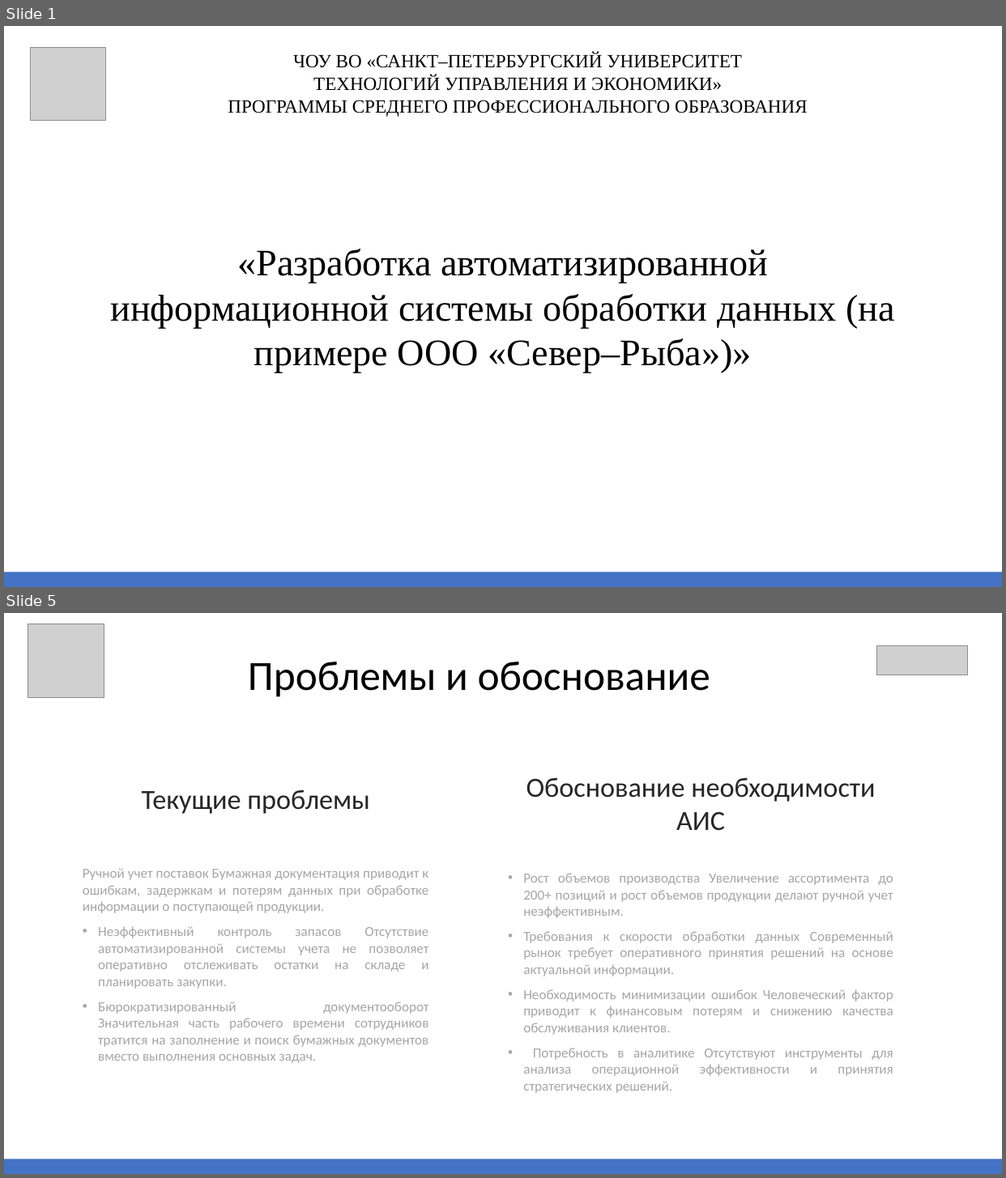
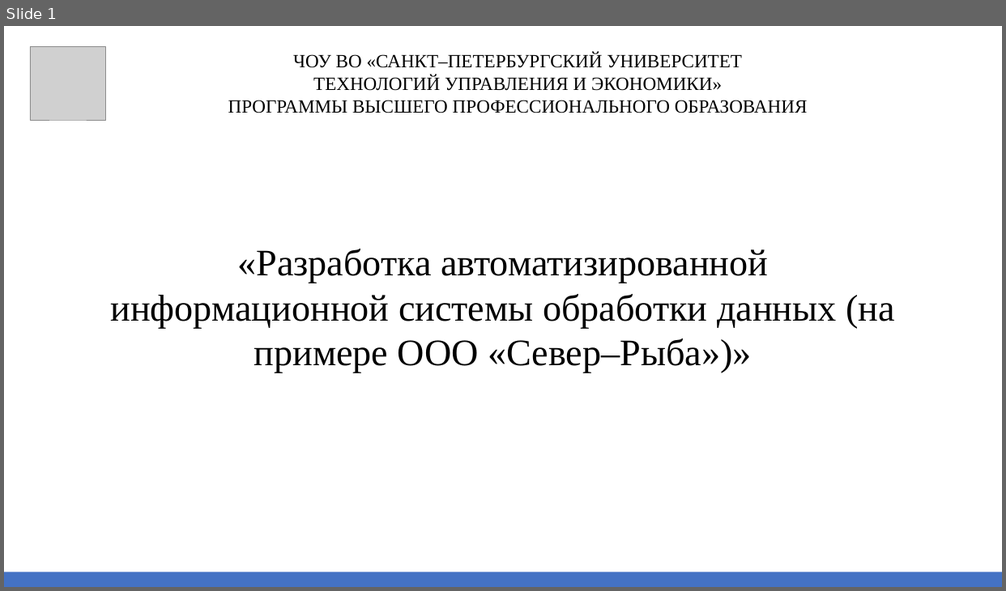
Before and after one commit to katarymba/preza, a slide deck: Презентация.pptx. Shown one above the other, each under a label of ours: slides 1 and 5 before the commit, slide 1 after it; the slides between them are not shown. The pictures are 1006x1178 and 1006x591 pixels, drawn with LibreOffice and Linux fonts; fonts in the diff are those of the drawing; grey boxes stand for pictures. Boxes give left, top, right and bottom in pixels: in the first picture for what was removed or moved away, otherwise in the second. Text is boxed around its words. In the diff, an @@ line names an element or a change of style, - is before the commit and + after.

```diff
--- a/Презентация.pptx
+++ b/Презентация.pptx
@@ slide 5 removed at box(4, 613, 1002, 1174), background #FFFFFF; not listed: 1 template element that a slide beside it also shows @@
@@ picture removed at box(28, 624, 104, 697) @@
@@ picture removed at box(876, 646, 967, 675) @@
@@ text removed at box(248, 662, 710, 697) @@
-Проблемы и обоснование
@@ text removed at box(523, 777, 893, 1093) @@
-Обоснование необходимости АИС
-• Рост объемов производства Увеличение ассортимента до 200+ позиций и рост объемов продукции делают ручной учет неэффективным.
-• Требования к скорости обработки данных Современный рынок требует оперативного принятия решений на основе актуальной информации.
-• Необходимость минимизации ошибок Человеческий фактор приводит к финансовым потерям и снижению качества обслуживания клиентов.
-• Потребность в аналитике Отсутствуют инструменты для анализа операционной эффективности и принятия стратегических решений.
@@ text removed at box(83, 790, 429, 1063) @@
-Текущие проблемы
-Ручной учет поставок Бумажная документация приводит к ошибкам, задержкам и потерям данных при обработке информации о поступающей продукции.
-• Неэффективный контроль запасов Отсутствие автоматизированной системы учета не позволяет оперативно отслеживать остатки на складе и планировать закупки.
-• Бюрократизированный документооборот Значительная часть рабочего времени сотрудников тратится на заполнение и поиск бумажных документов вместо выполнения основных задач.
@@ slide 1 changed as well @@
@@ text at box(228, 100, 808, 113): text changed @@
-ПРОГРАММЫ СРЕДНЕГО ПРОФЕССИОНАЛЬНОГО ОБРАЗОВАНИЯ
+ПРОГРАММЫ ВЫСШЕГО ПРОФЕССИОНАЛЬНОГО ОБРАЗОВАНИЯ
```
Also in this commit, not shown: 5 other slides changed, 13 slides added, 6 other slides removed.
